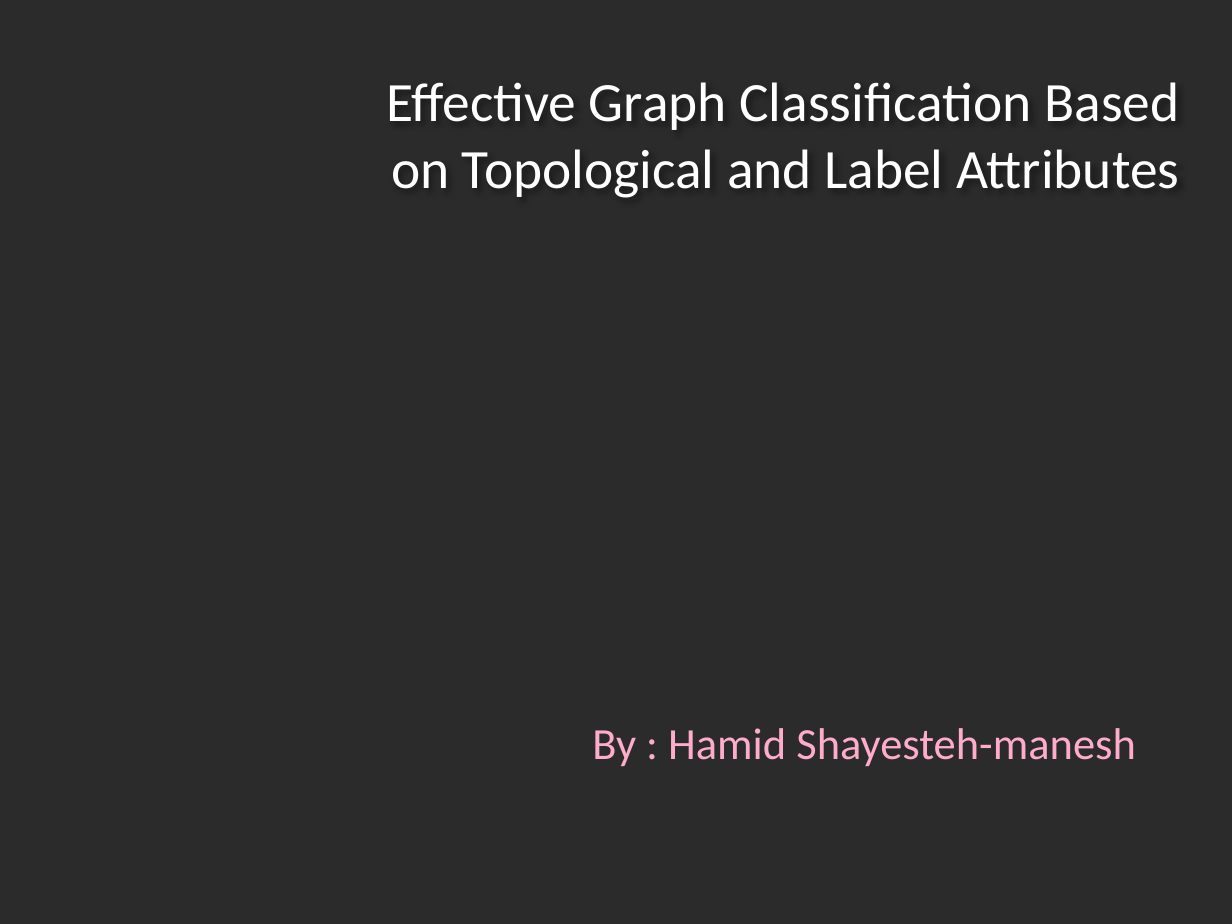
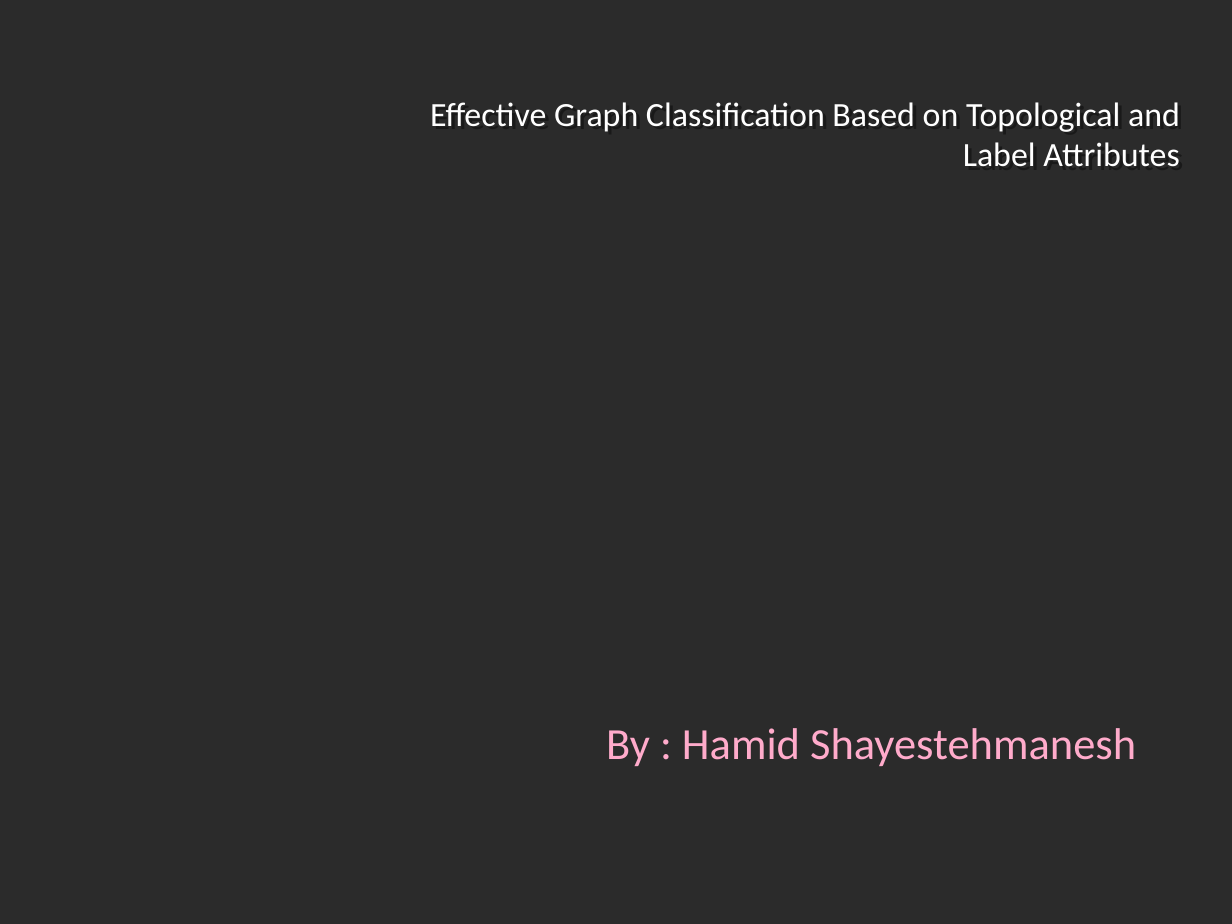
Before and after one commit to shayestehhamid/PatternRecognitionCourse, a slide deck: slide 1 of pattern_Presentation.pptx. Drawn at 1232x924 pixels with LibreOffice and Linux fonts; fonts in the diff are those of the drawing; background and template pictures are left out; a plain dark background stands for a picture behind light text. Boxes give left, top, right and bottom in pixels: in the first picture for what was removed or moved away, otherwise in the second. Text is boxed around its words. In the diff, an @@ line names an element or a change of style, - is before the commit and + after.

```diff
--- a/pattern_Presentation.pptx
+++ b/pattern_Presentation.pptx
@@ text "Effective Graph Classification Based on ..." at box(434, 102, 1184, 167): size 32.4 to 19.8 pt @@
@@ text at box(606, 728, 1136, 766): text changed @@
-By : Hamid Shayesteh-manesh
+By : Hamid Shayestehmanesh
```
Also in this commit, not shown: 18 other slides changed, 1 other file.
